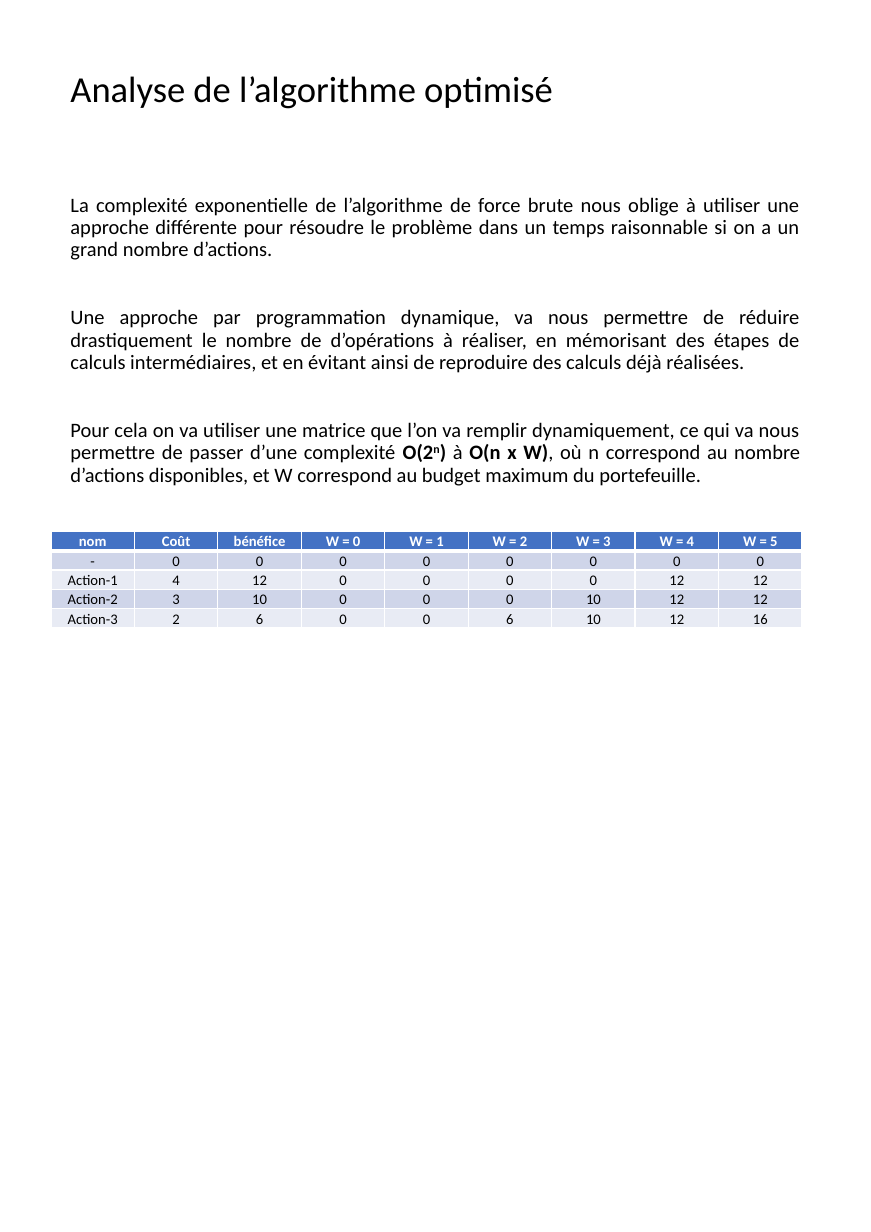
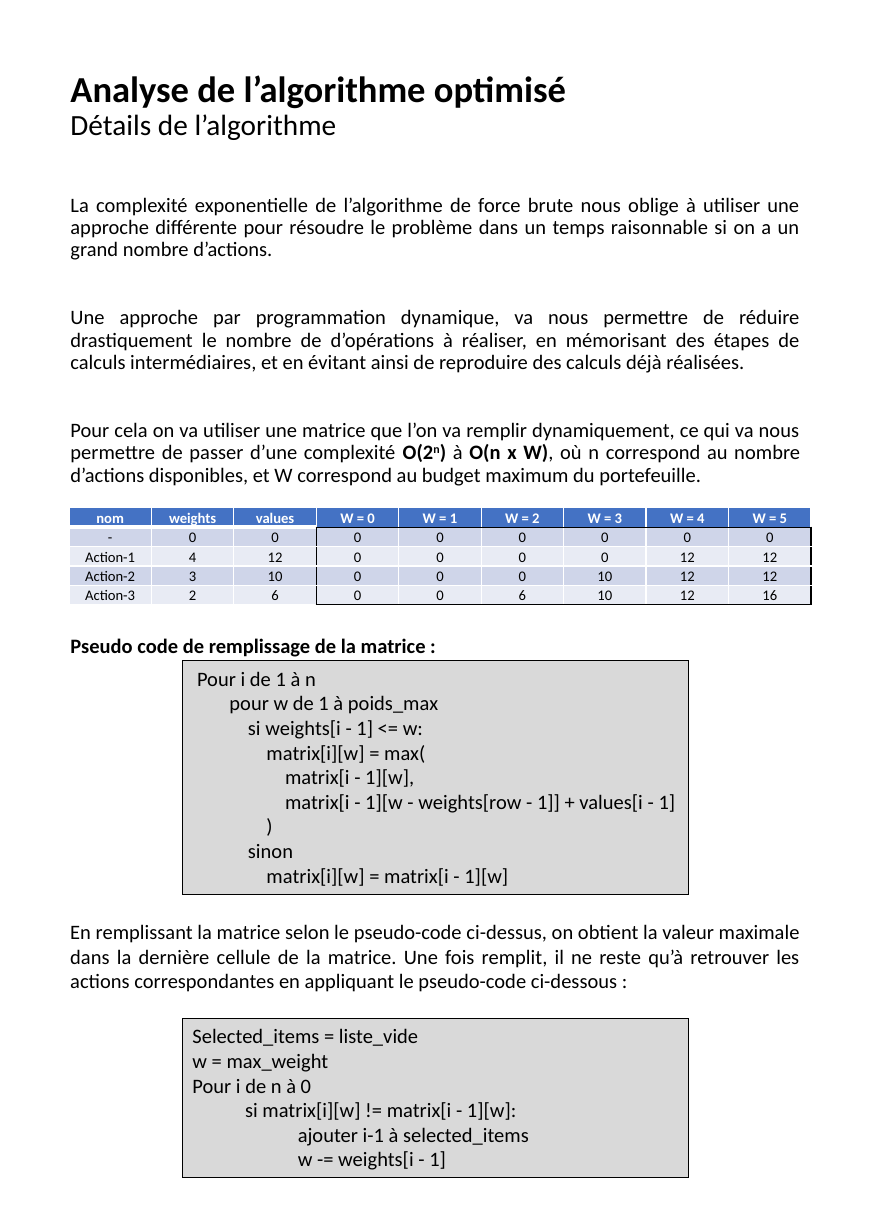
Before and after one commit to VisualDev-FR/openclassrooms-p7, a slide deck: slide 4 of ignore/OC-P7.pptx (slide 3 before the commit). Drawn at 871x1232 pixels with LibreOffice and Linux fonts; fonts in the diff are those of the drawing. Boxes give left, top, right and bottom in pixels: in the first picture for what was removed or moved away, otherwise in the second. Text is boxed around its words. In the diff, an @@ line names an element or a change of style, - is before the commit and + after.

```diff
--- a/ignore/OC-P7.pptx
+++ b/ignore/OC-P7.pptx
@@ title at [70,75,566,140]: text changed; bold on @@
-Analyse de l’algorithme optimisé
+Analyse de l’algorithme optimisé
+Détails de l’algorithme
@@ table at [68,508,808,609] @@
-row 1, column 2: Coût
+row 1, column 2: weights
-row 1, column 3: bénéfice
+row 1, column 3: values
@@ borders changed @@
@@ table: place and size @@
-table at [51,531,799,628]
+table at [68,508,808,609]
@@ text at [70,638,426,657]: paragraph added @@
+Pseudo code de remplissage de la matrice :
@@ rectangle added at [182,660,689,894], fill #D9D9D9, outline #000000 0.75 pt, 14 pt, text #000000 @@
+Pour i de 1 à n
+pour w de 1 à poids_max
+si weights[i - 1] <= w:
+matrix[i][w] = max(
+matrix[i - 1][w],
+matrix[i - 1][w - weights[row - 1]] + values[i - 1]
+)
+sinon
+matrix[i][w] = matrix[i - 1][w]
@@ text added at [70,924,800,992], 14 pt, text #000000 @@
+En remplissant la matrice selon le pseudo-code ci-dessus, on obtient la valeur maximale dans la dernière cellule de la matrice. Une fois remplit, il ne reste qu’à retrouver les actions correspondantes en appliquant le pseudo-code ci-dessous :
@@ rectangle added at [182,1017,689,1176], fill #D9D9D9, outline #000000 0.75 pt, 14 pt, text #000000 @@
+Selected_items = liste_vide
+w = max_weight
+Pour i de n à 0
+si matrix[i][w] != matrix[i - 1][w]:
+ajouter i-1 à selected_items
+w -= weights[i - 1]
```
Also in this commit, not shown: 2 other slides changed, 4 slides added, 3 slides removed, 5 other files.
